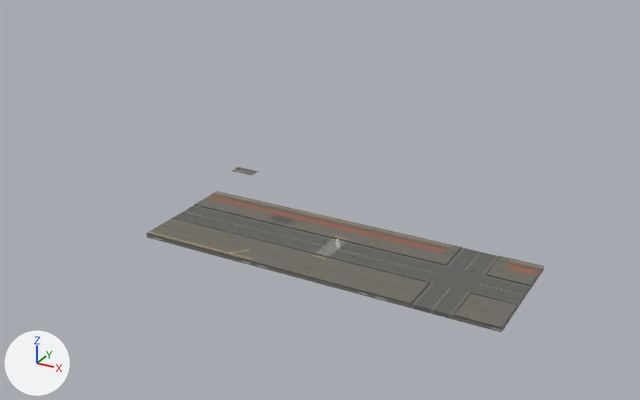
Two versions of the Blender file graphics/environment/streets.blend, one commit apart.
Rendered twice from a 50 mm camera at (57.8, -110.8, 63.3) aimed at (-8.0, 8.7, 3.5). Lighting does not change. The marker at lower left points along +X, +Y and +Z.

The scene before the commit, as lines of its bpy script (objects in view):
```python
me_road1 = bpy.data.meshes.new('road1')
me_road1.from_pydata(...)  # 150 vertices, 123 faces; spans x -10.0..10.0, y -10.0..10.0, z -0.6..0.2
me_road1.materials.append(mat_streetmaterial)  # picture img_street_sheet_png
me_road2 = bpy.data.meshes.new('road2')
me_road2.from_pydata(...)  # 172 vertices, 138 faces; spans x -10.0..10.0, y -10.0..10.0, z -0.6..0.2
me_road2.materials.append(mat_streetmaterial)  # picture img_street_sheet_png
me_road_junction1 = bpy.data.meshes.new('road_junction1')
me_road_junction1.from_pydata(...)  # 282 vertices, 209 faces; spans x -10.0..10.0, y -10.0..10.0, z -0.6..0.2
me_road_junction1.materials.append(mat_streetmaterial)  # picture img_street_sheet_png
ob_road1 = bpy.data.objects.new('road1', me_road1)
ob_road1.location = (-20.0, 0.0, 0.0)
ob_road2 = bpy.data.objects.new('road2', me_road2)
ob_road2.location = (0.0, 0.0, 0.0)
ob_road_junction1 = bpy.data.objects.new('road_junction1', me_road_junction1)
ob_road_junction1.location = (20.0, 0.0, 0.0)
```
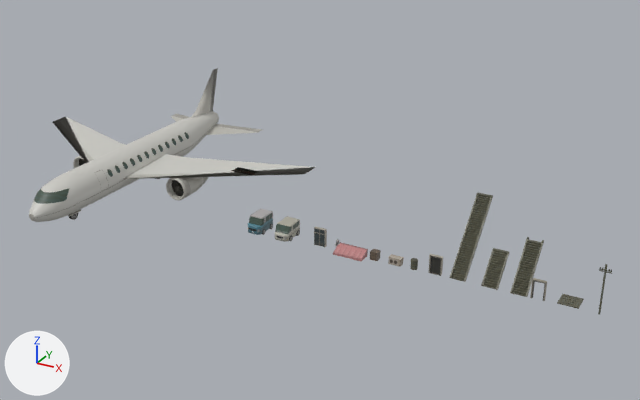
Edits to the bpy script that builds the scene:
```text
Change ob_road1:
    add ob_road1.hide_set(True)
Change ob_road2:
    add ob_road2.hide_set(True)
Change ob_road_junction1:
    add ob_road_junction1.hide_set(True)
Add ob_plane:
    ob_plane = bpy.data.objects.new('Plane', me_car2_001)  # 2375 vertices, 2118 faces; spans x 0.0..30.0, y -20.2..32.4, z -0.1..15.7; in mat_vehiclematerial (picture img_vehicle_sheet_png); modifiers MIRROR
    ob_plane.location = (-44.5, 0.0, 0.0)
Add ob_pole:
    ob_pole = bpy.data.objects.new('Pole', me_barrel_001)  # 176 vertices, 102 faces; spans x -0.84..0.93, y -0.24..0.14, z 0.0..7.64; in mat_buildingmaterial (picture img_building_sheet_png)
    ob_pole.location = (40.5, 0.0, 0.0)
Add ob_car2:
    ob_car2 = bpy.data.objects.new('Car2', me_car2)  # 96 vertices, 59 faces; spans x -0.01..1.38, y -2.11..2.11, z -0.01..2.58; in mat_vehiclematerial (picture img_vehicle_sheet_png); modifiers MIRROR
    ob_car2.location = (-9.3, 0.0, 0.0)
Add ob_car1:
    ob_car1 = bpy.data.objects.new('Car1', me_car1)  # 93 vertices, 56 faces; spans x 0.0..1.38, y -2.11..2.11, z -0.01..2.88; in mat_vehiclematerial (picture img_vehicle_sheet_png); modifiers MIRROR
    ob_car1.location = (-14.4, 0.0, 0.0)
Add ob_windowdeco:
    ob_windowdeco = bpy.data.objects.new('WindowDeco', me_window_deco)  # a box spanning x -1.0..1.0, y -0.25..0.25, z 0.0..3.0; in mat_buildingmaterial (picture img_building_sheet_png)
    ob_windowdeco.location = (-3.1, 0.0, 0.0)
Add ob_awning:
    ob_awning = bpy.data.objects.new('Awning', me_awning)  # 8 vertices, 6 faces; spans x -2.46..2.46, y -2.18..0.0, z 0.0..1.19; in mat_buildingmaterial (picture img_building_sheet_png)
    ob_awning.location = (2.6, 0.3, 0.0)
Add ob_platform:
    ob_platform = bpy.data.objects.new('Platform', me_platform)  # 56 vertices, 42 faces; spans x -1.51..1.5, y 0.0..2.91, z 0.0..0.15; in mat_buildingmaterial (picture img_building_sheet_png)
    ob_platform.location = (36.2, 0.0, 0.0)
Add ob_box:
    ob_box = bpy.data.objects.new('Box', me_box)  # a box spanning x -0.617..0.617, y -0.605..0.605, z -0.681..0.681; in mat_buildingmaterial (picture img_building_sheet_png)
    ob_box.location = (6.5, 0.0, 0.7)
Add ob_barrel:
    ob_barrel = bpy.data.objects.new('Barrel', me_barrel)  # a 16-sided cylinder along z spanning x -0.532..0.532, y -0.532..0.532, z -0.742..0.742; in mat_buildingmaterial (picture img_building_sheet_png)
    ob_barrel.location = (13.0, 0.0, 0.7)
Add ob_conditioner:
    ob_conditioner = bpy.data.objects.new('Conditioner', me_conditioner)  # a box spanning x -1.0..1.0, y -0.51..0.51, z 0.0..1.17; in mat_buildingmaterial (picture img_building_sheet_png)
    ob_conditioner.location = (10.0, 0.0, 0.0)
Add ob_stairsmedium:
    ob_stairsmedium = bpy.data.objects.new('StairsMedium', me_stairs_medium)  # 224 vertices, 172 faces; spans x -1.22..1.23, y -0.25..6.26, z 0.0..6.15; in mat_buildingmaterial (picture img_building_sheet_png)
    ob_stairsmedium.location = (29.2, 0.0, 0.0)
Add ob_stairsshort:
    ob_stairsshort = bpy.data.objects.new('StairsShort', me_stairs_short)  # 168 vertices, 130 faces; spans x -1.22..1.23, y -0.25..4.26, z 0.0..4.15; in mat_buildingmaterial (picture img_building_sheet_png)
    ob_stairsshort.location = (24.9, 0.0, 0.0)
Add ob_stairs:
    ob_stairs = bpy.data.objects.new('Stairs', me_stairs)  # 352 vertices, 268 faces; spans x -1.22..1.23, y -0.25..10.0, z 0.0..9.89; in mat_buildingmaterial (picture img_building_sheet_png)
    ob_stairs.location = (20.0, 0.0, 0.0)
Add ob_doorclosed:
    ob_doorclosed = bpy.data.objects.new('DoorClosed', me_door_closed)  # 16 vertices, 14 faces; spans x -1.0..1.0, y -0.25..0.25, z 0.0..3.0; in mat_buildingmaterial (picture img_building_sheet_png)
    ob_doorclosed.location = (16.4, 0.0, 0.0)
Add ob_doorway:
    ob_doorway = bpy.data.objects.new('Doorway', me_doorway)  # 24 vertices, 22 faces; spans x -1.0..1.0, y -0.25..0.25, z 0.0..3.0; in mat_buildingmaterial (picture img_building_sheet_png)
    ob_doorway.location = (32.0, 0.0, 0.0)
```

What differs and where, as boxes (x1, y1, x2, y2) in the pictures (640 x 400 px):
'Plane', added: after (29, 68, 315, 222)
'road_junction1', hidden: before (367, 238, 544, 333)
'road2', hidden: before (250, 213, 421, 296)
'road1', hidden: before (146, 191, 313, 265)
'Stairs', added: after (450, 193, 493, 282)
'StairsMedium', added: after (510, 237, 544, 297)
'StairsShort', added: after (481, 248, 510, 290)
'Car1', added: after (248, 209, 273, 235)
'Car2', added: after (275, 216, 300, 242)
'Awning', added (pink): after (333, 242, 368, 261)
'DoorClosed', added: after (428, 254, 443, 276)
'Platform', added: after (557, 294, 584, 309)
'WindowDeco', added: after (314, 226, 327, 247)
'Conditioner', added: after (388, 254, 404, 267)
'Pole', added: after (598, 264, 612, 315)
'Doorway', added: after (530, 278, 547, 301)
'Box', added: after (370, 249, 381, 261)
'Barrel', added: after (411, 258, 418, 270)
